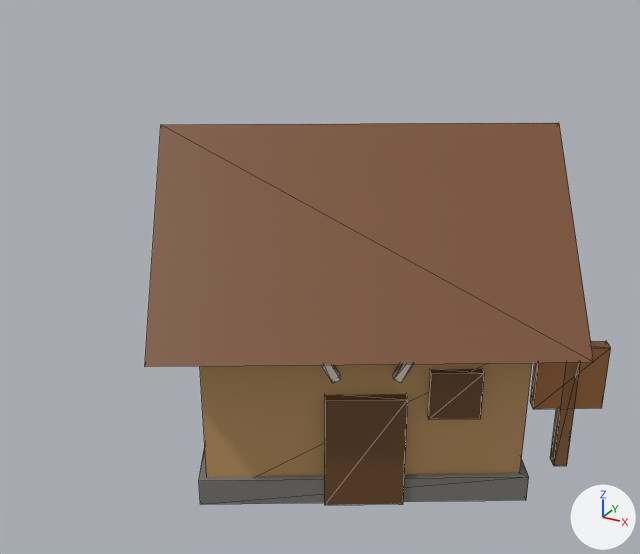
Two versions of the glTF model art/models/building_7.glb, one commit apart.
Camera for both pictures: a camera (50 mm lens) standing at (0.543, -1.106, 0.794) and looking at (-0.035, -0.056, 0.269). The axes (+X, +Y, +Z) are drawn at lower right. The lights are the same throughout. The older version comes first. Mesh edges are drawn as thin lines. Vertices at exactly the same position are counted once.

The first picture shows 'building_7'.
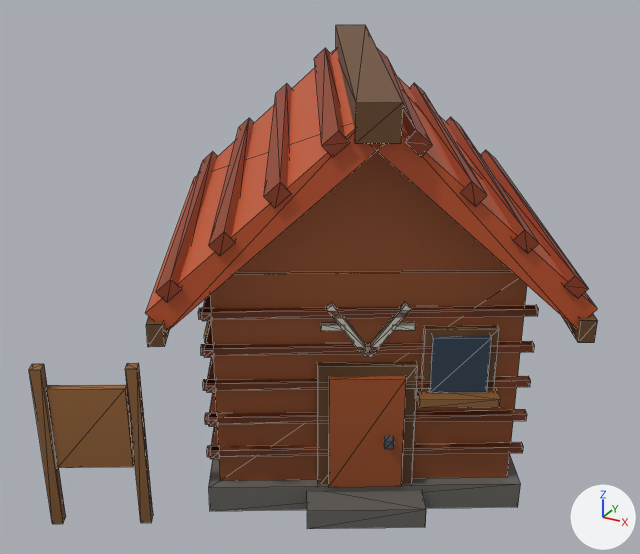
What the commit changed:
me_building_7 is used by ob_building_7; location (0.0, 0.0, 0.0).
me_building_7 had 78 vertices, 116 faces and spanned x -0.372..0.372, y -0.365..0.365, z 0.0..0.49.
me_building_7 now has 342 vertices, 512 faces and spans x -0.374..0.374, y -0.428..0.377, z 0.0..0.584.
me_building_7 part 1: the loose piece of 8 vertices spanning x -0.304..0.304, y -0.297..0.297, z 0.0..0.04 is scaled about its middle by (0.0333, 0.0348, 6), then moved by (-0.14, -0.358, 0.1).
me_building_7 part 2: the loose piece of 8 vertices spanning x -0.291..0.291, y -0.283..0.283, z 0.0..0.25 is rebuilt with 8 vertices and now spans x -0.278..0.278, y -0.282..0.282, z 0.04..0.352.
me_building_7 part 3: the loose piece of 8 vertices spanning x 0.05..0.155, y -0.214..-0.141, z 0.0..0.17 is rebuilt with 8 vertices and now spans x 0.047..0.167, y -0.224..-0.147, z 0.035..0.225.
me_building_7 part 4: the loose piece of 6 vertices spanning x -0.372..0.372, y -0.365..0.365, z 0.25..0.49 is rebuilt with 8 vertices and now spans x -0.37..0.145, y -0.37..0.24, z 0.302..0.563.
me_building_7 part 5: the loose piece of 8 vertices spanning x 0.306..0.333, y 0.032..0.06, z 0.0..0.2 is deleted.
me_building_7 part 6: the loose piece of 8 vertices spanning x 0.272..0.368, y 0.012..0.08, z 0.1..0.2 is deleted.
me_building_7 part 7: the loose piece of 8 vertices spanning x 0.172..0.24, y -0.141..-0.093, z 0.138..0.208 is deleted.
me_building_7 part 8: 16 vertices removed from x 0.025..0.185, y -0.231..-0.132, z 0.197..0.282; 286 vertices added at x -0.374..0.374, y -0.428..0.377, z 0.0..0.584.
me_building_7 part 9: 24 vertices added at x -0.225..-0.147, y -0.16..-0.055, z 0.173..0.277.
Other edits to the shape of me_building_7 do not show in these pictures.

Location of each change, [x1, y1, x2, y2] in pixels of the pictures (640 x 554 px; the box of a moved part takes in the faces that stretch with it):
'building_7', reshaped (22% wider, 32% taller)
    before: [145, 123, 611, 505]
    after: [29, 25, 598, 529]
part 1 of me_building_7, moved or reshaped
    before: [199, 447, 529, 504]
    after: [125, 363, 153, 523]
part 2 of me_building_7, rebuilt
    before: [200, 363, 532, 477]
    after: [210, 270, 527, 481]
part 3 of me_building_7, rebuilt (21% wider, 10% taller)
    before: [325, 394, 408, 505]
    after: [317, 362, 418, 484]
part 4 of me_building_7, rebuilt (47% narrower, 16% taller)
    before: [145, 123, 594, 367]
    after: [145, 49, 384, 332]
part 5 of me_building_7, deleted (brown)
    before: [550, 362, 581, 466]
part 6 of me_building_7, deleted (brown)
    before: [530, 341, 611, 409]
part 7 of me_building_7, deleted (brown)
    before: [428, 369, 484, 419]
part 8 of me_building_7, built on
    before: [321, 364, 414, 383]
    after: [29, 25, 598, 529]
part 9 of me_building_7, added (mostly hidden)
    after: [204, 321, 210, 343]
